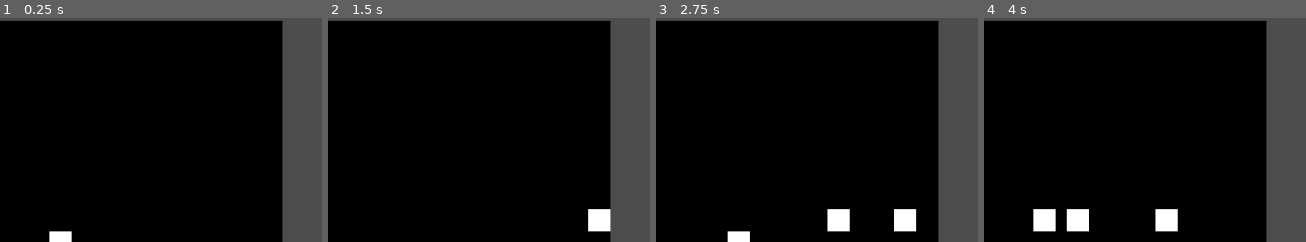
Above: before the commit, frames 1-4 (left to right).
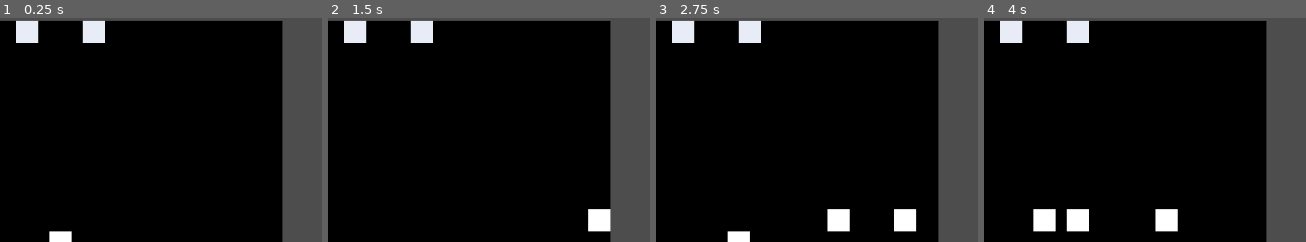
Above: after the commit, the same moments.

Repository: ChrisCee2/20gc3frogger
Game: Godot game, scene res://test_scene.tscn
The game is run twice, just before and just after one commit, with the same random seed, the same clock (stepped at 60 frames per second) and the same inputs.
Inputs:
- Up to frame 1 (0.25 s): no input
- Up to frame 2 (1.5 s): tap Enter at 0.5 s; hold D (right) 0.53-1.28 s; hold S (down) from 1.28 s (still down)
- Up to frame 3 (2.75 s): release S (down) at 2.03 s; hold D (right) from 2.03 s (still down)
- Up to frame 4 (4 s): release D (right) at 2.78 s; hold W (up) 2.78-3.53 s; hold A (left) from 3.53 s (still down)
The pictures show only the part of the screen within x 50-100%, y 0-50%; the shares and areas given below are measured in that part.

The runs differ from the first frame. In frame 1, 1.5% of the frame differs, in the area x 4-33%, y 0-12%; in frame 2, 1.5%; in frame 3, 1.5%; in frame 4, 1.5%.

Commit message:
GC3-16: Add bed (lily pad)

Diff:
--- a/controllers/game_controller.gd
+++ b/controllers/game_controller.gd
@@ -2,6 +2,7 @@
 
 @onready var reset_timer: Timer = $ResetTimer
 
+@export var beds: Node
 @export var play_area: Area2D
 @export var play_area_size: Vector2 = Vector2(640, 640)
 @export var start_position: Vector2 = Vector2.ZERO # Should get start position from play area
@@ -11,14 +12,17 @@
 var is_started: bool = false
 var is_finished: bool = false
 var reset_delay: float = 0.25 # Delay for reset
+var bed_count: int = 0
 
 func _ready() -> void:
 	player.fail.connect(_on_player_fail)
+	player.reached_bed.connect(_on_player_reached_bed)
 	reset_timer.one_shot = true
 	reset_timer.timeout.connect(_on_reset_timer_finished)
 	start()
 
 func start() -> void:
+	bed_count = 0
 	play_area.set_size(Vector2(play_area_size))
 	player.activate()
 	is_started = true
@@ -36,6 +40,16 @@
 		player.teleport(start_position)
 		reset_timer.start(reset_delay)
 
+func _on_player_reached_bed(bed: Bed) -> void:
+	bed_count += 1
+	bed.deactivate()
+	player.hide()
+	if bed_count == beds.get_child_count():
+		finish()
+	else:
+		player.teleport(start_position)
+		reset_timer.start(reset_delay)
+
 func _on_reset_timer_finished() -> void:
 	player.show()
 	player.activate()
--- /dev/null
+++ b/objects/bed.gd
@@ -0,0 +1,7 @@
+class_name Bed extends Area2D
+
+@onready var collision_shape: CollisionShape2D = $CollisionShape2D
+
+func deactivate() -> void:
+	hide()
+	collision_shape.disabled = true
--- /dev/null
+++ b/objects/bed.tscn
@@ -0,0 +1,19 @@
+[gd_scene load_steps=4 format=3 uid="uid://di4c40pm2o71b"]
+
+[ext_resource type="Script" uid="uid://cq5l0ydmd2eyh" path="res://objects/bed.gd" id="1_igruq"]
+
+[sub_resource type="RectangleShape2D" id="RectangleShape2D_1jb2r"]
+size = Vector2(32, 32)
+
+[sub_resource type="CanvasTexture" id="CanvasTexture_igruq"]
+
+[node name="Bed" type="Area2D"]
+script = ExtResource("1_igruq")
+
+[node name="CollisionShape2D" type="CollisionShape2D" parent="."]
+shape = SubResource("RectangleShape2D_1jb2r")
+
+[node name="Sprite2D" type="Sprite2D" parent="."]
+modulate = Color(0.910773, 0.924612, 0.968484, 1)
+scale = Vector2(32, 32)
+texture = SubResource("CanvasTexture_igruq")
--- a/objects/player.gd
+++ b/objects/player.gd
@@ -1,6 +1,7 @@
 class_name Player extends Area2D
 
 signal fail
+signal reached_bed
 
 @onready var input_controller: InputController = $InputController
 @onready var move_controller: MoveController = $MoveController
@@ -41,8 +42,10 @@
 func _handle_area_enter(area: Area2D) -> void:
 	if area is Soap or area is Water:
 		areas.append(area)
-	if area is Person:
+	elif area is Person:
 		fail_player()
+	elif area is Bed:
+		_on_player_reached_bed(area)
 
 func _handle_area_exit(area: Area2D) -> void:
 	if area is Soap or area is Water:
@@ -60,6 +63,12 @@
 
 func deactivate() -> void:
 	is_active = false
+
+func _on_player_reached_bed(bed: Bed) -> void:
+	if is_active:
+		deactivate()
+		# Play sleep animation?
+		reached_bed.emit(bed)
 
 func fail_player() -> void:
 	if is_active:
--- a/test_scene.tscn
+++ b/test_scene.tscn
@@ -7,6 +7,7 @@
 [ext_resource type="PackedScene" uid="uid://boh0882xqir7n" path="res://play_area.tscn" id="5_2nij2"]
 [ext_resource type="PackedScene" uid="uid://cbo65rtkhu5pr" path="res://objects/water.tscn" id="6_7cbxl"]
 [ext_resource type="PackedScene" uid="uid://dtdj5camjcni5" path="res://objects/spawner.tscn" id="6_8pr8v"]
+[ext_resource type="PackedScene" uid="uid://di4c40pm2o71b" path="res://objects/bed.tscn" id="8_buypi"]
 
 [sub_resource type="RectangleShape2D" id="RectangleShape2D_8pr8v"]
 size = Vector2(639, 31)
@@ -22,7 +23,8 @@
 
 [node name="Player" parent="." instance=ExtResource("1_ia1lp")]
 
-[node name="GameController" parent="." node_paths=PackedStringArray("play_area", "player") instance=ExtResource("4_coq8p")]
+[node name="GameController" parent="." node_paths=PackedStringArray("beds", "play_area", "player") instance=ExtResource("4_coq8p")]
+beds = NodePath("../Beds")
 play_area = NodePath("../PlayArea")
 player = NodePath("../Player")
 
@@ -56,3 +58,11 @@
 max_spawn_time = 2.0
 
 [node name="Person" parent="Spawner2" instance=ExtResource("2_sasra")]
+
+[node name="Beds" type="Node" parent="."]
+
+[node name="Bed" parent="Beds" instance=ExtResource("8_buypi")]
+position = Vector2(48, -304)
+
+[node name="Bed2" parent="Beds" instance=ExtResource("8_buypi")]
+position = Vector2(-48, -304)
Not shown, added: objects/bed.gd.uid
Not shown: 1 places in test_scene.tscn that only renumber resources
